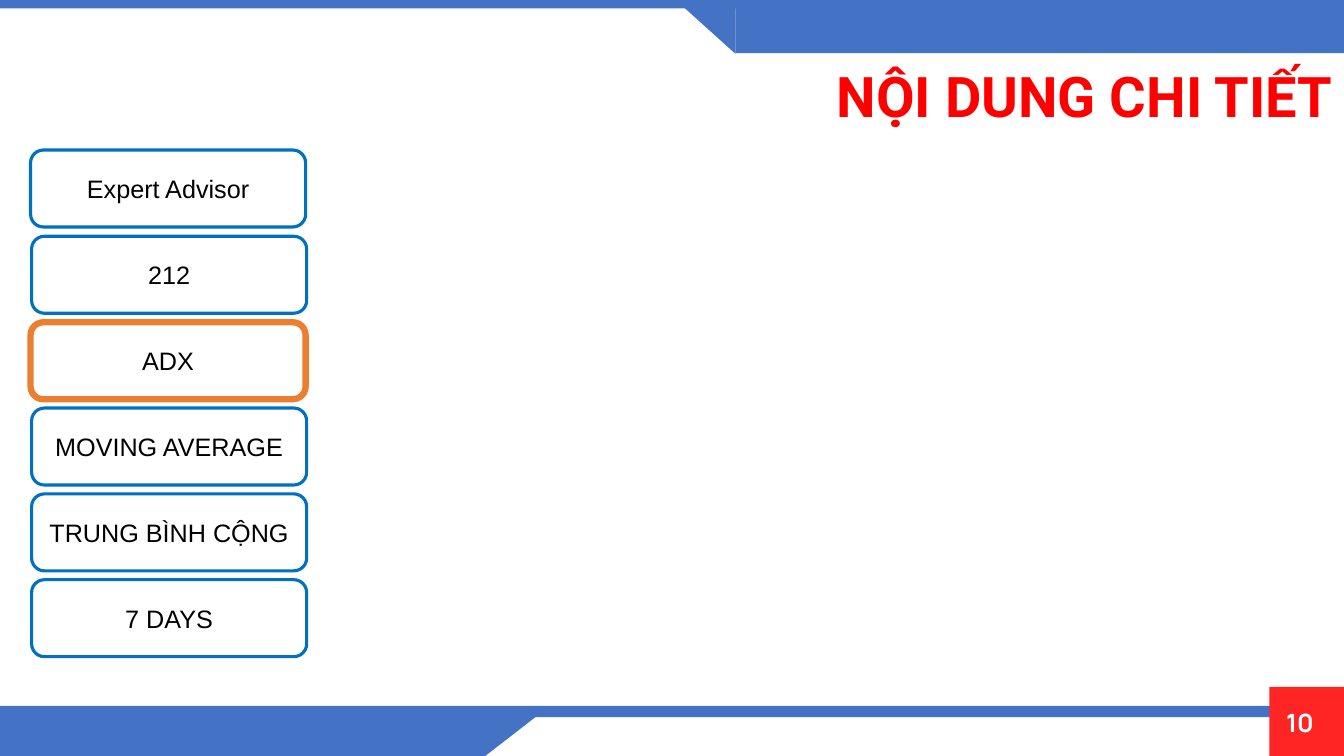
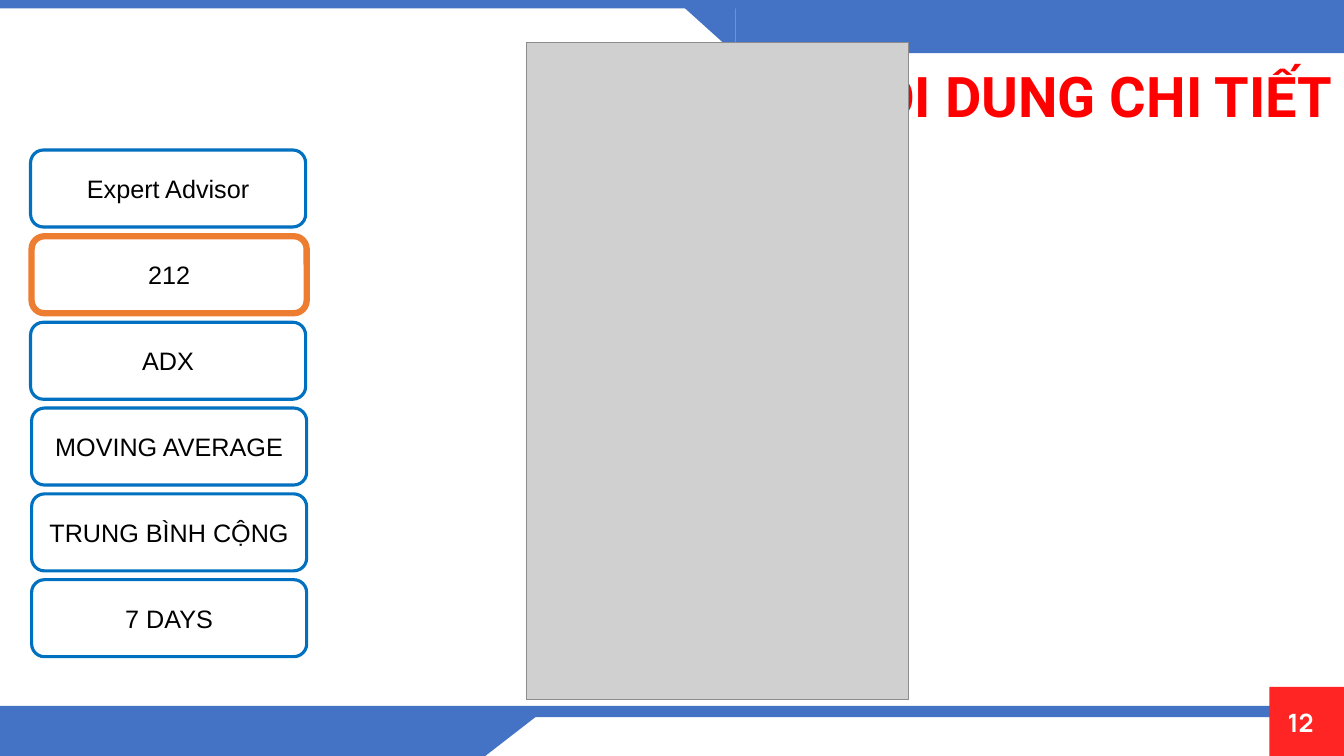
Before and after one commit to OrangeFoxie/DO-AN-TONG-HOP, a slide deck: slide 12 of PowerPoint/slide/DATH-01.pptx (slide 10 before the commit). Drawn at 1344x756 pixels with LibreOffice and Linux fonts; fonts in the diff are those of the drawing; grey boxes stand for pictures; background and template pictures are left out. Boxes give left, top, right and bottom in pixels: in the first picture for what was removed or moved away, otherwise in the second. Text is boxed around its words. In the diff, an @@ line names an element or a change of style, - is before the commit and + after.

```diff
--- a/PowerPoint/slide/DATH-01.pptx
+++ b/PowerPoint/slide/DATH-01.pptx
@@ picture added at (526,42,908,700) @@
@@ rounded rectangle "212" at (31,236,307,313): outline #0070C0 2.25 pt to #ED7D31 4.5 pt @@
@@ rounded rectangle "ADX" at (30,323,306,399): outline #ED7D31 4.5 pt to #0070C0 2.25 pt @@
@@ page number at (1288,713,1314,732): text changed @@
-10
+12
```
Also in this commit, not shown: 10 other slides changed, 15 slides added, 14 other files.
